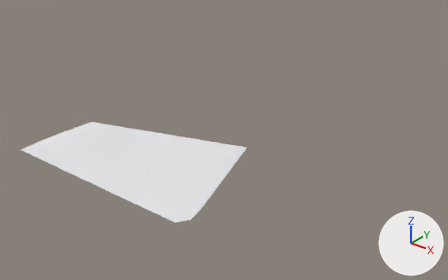
Renders of the glTF model white-model-six-districts/chunks/125_120_mid.glb from each side of a commit.
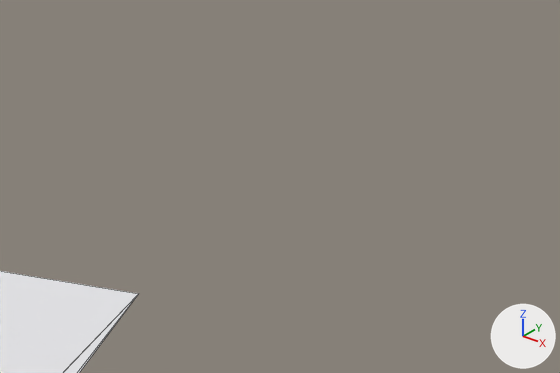
Each version appears first whole from a camera (50 mm lens) standing at (3319.0, -9916.0, 382.0) and looking at (2804.0, -9272.0, -17.0), and next in a close-up on the part from 40% to 100% of the width and 3% to 66% of the height. The lights are fixed; the arrows at lower right show +X, +Y and +Z. The older version's two pictures come first. The close-ups show mesh edges as thin lines. Vertices at exactly the same position are counted once.
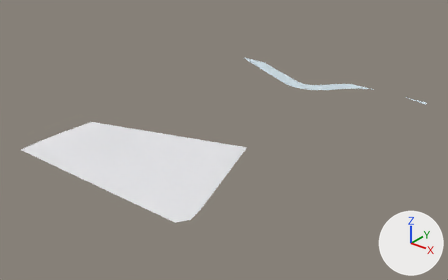
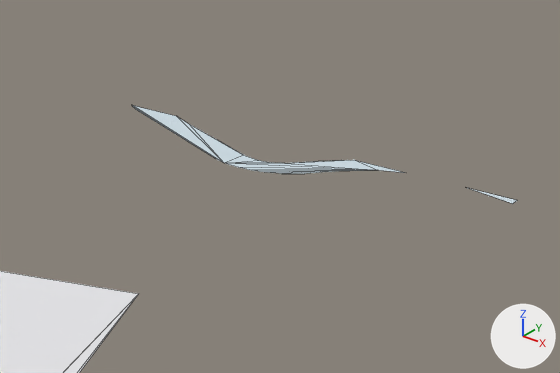
Pixel boxes (x1, y1, x2, y2) of what changed, in the close-ups (560 x 373 px):
```json
{"object": "Mesh_0", "change": "reshaped", "before": [0, 271, 138, 373], "after": [0, 105, 517, 373]}
{"part": 1, "of": "me_mesh_0", "change": "added", "after": [132, 105, 405, 174]}
{"part": 2, "of": "me_mesh_0", "change": "added", "after": [468, 188, 517, 204]}
```

Edits to the scene script, one JSON object a line:
```json
{"block": "me_mesh_0", "where": "# used by ob_mesh_0; location = (0.0, 0.0, 0.0)"}
{"block": "me_mesh_0", "where": "# verts and faces of me_mesh_0; kept vertices keep their numbers, new ones are numbered from 9"}
{"op": "remove", "block": "me_mesh_0", "code": "me_mesh_0.from_pydata(...)  # 9 vertices, 7 faces; spans x 2631.0..2927.0, y -9500.0..-9302.0, z 3.0"}
{"op": "add", "block": "me_mesh_0", "code": "me_mesh_0.from_pydata(...)  # 36 vertices, 30 faces; spans x 2631.0..3000.0, y -9500.0..-9000.0, z 3.0..5.0"}
{"block": "me_mesh_0", "change": "me_mesh_0 part 1: a new loose piece of 24 vertices spanning x 2634.0..2909.0, y -9073.0..-9000.0, z 5.0, in mat_material_0"}
{"block": "me_mesh_0", "change": "me_mesh_0 part 2"}
{"op": "add", "block": "me_mesh_0", "code": "verts[9] = (3000.0, -9000.0, 5.0)  # pixel (517, 200)"}
{"op": "add", "block": "me_mesh_0", "code": "verts[10] = (2958.0, -9000.0, 5.0)"}
{"op": "add", "block": "me_mesh_0", "code": "verts[11] = (3000.0, -9009.0, 5.0)  # pixel (512, 203)"}
{"op": "add", "block": "me_mesh_0", "code": "faces += [(9, 10, 11)]"}
```
